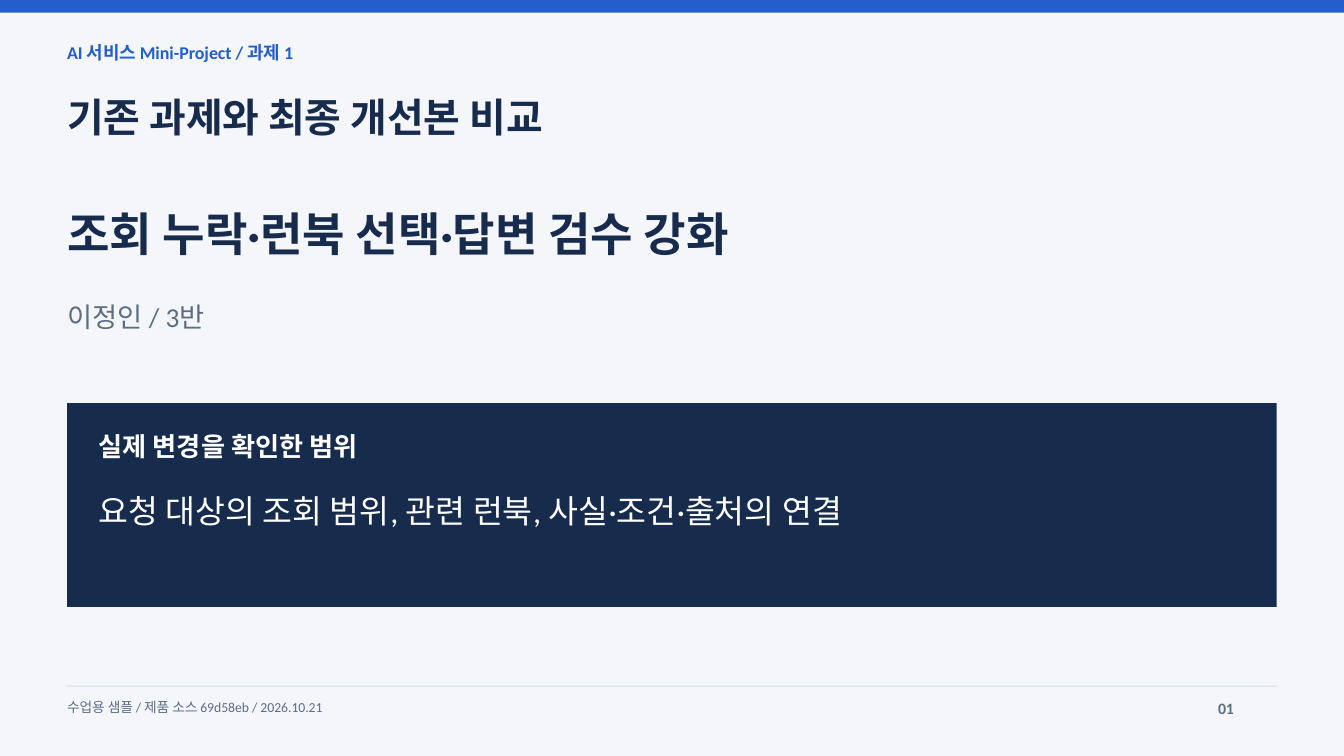
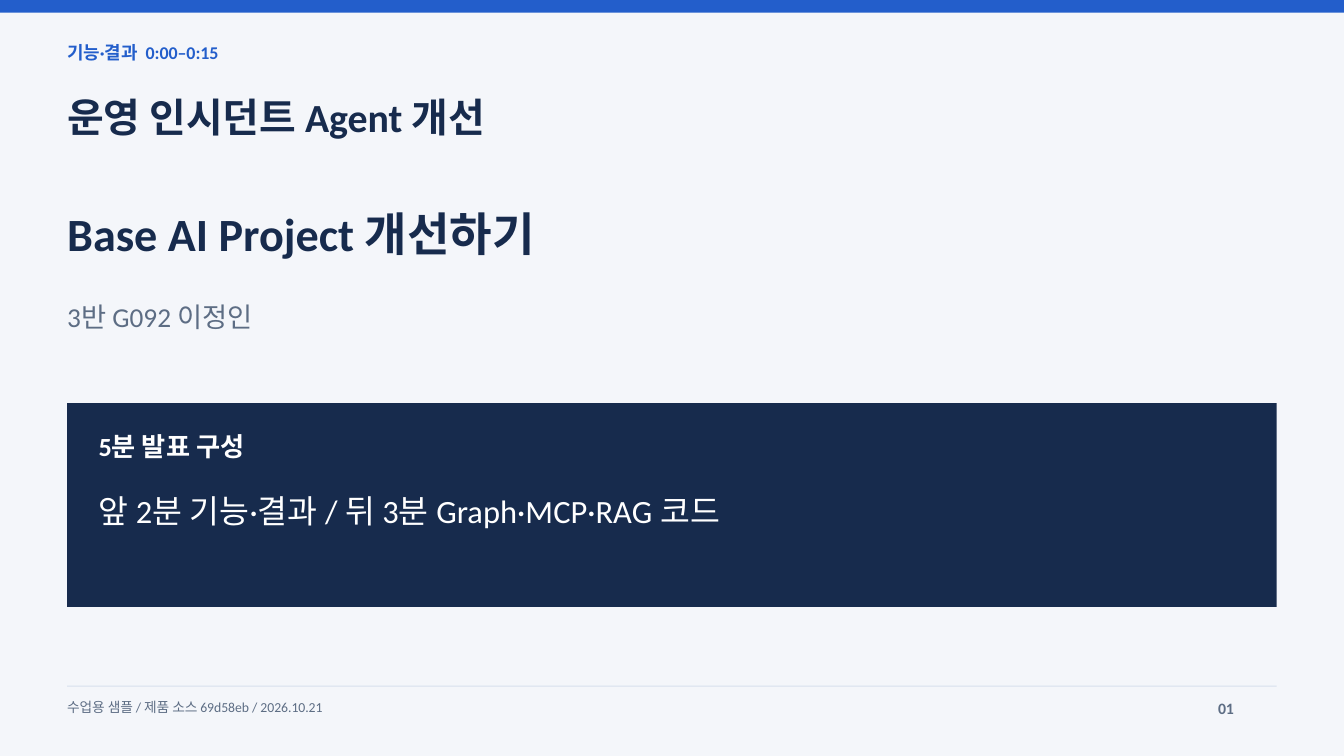
Before and after one commit to jeonginlee09-cpu/skala-ai-mini_project, a slide deck: slide 1 of output/AI_Agent_개선_최종발표.pptx. Drawn at 1344x756 pixels with LibreOffice and Linux fonts; fonts in the diff are those of the drawing. Boxes give left, top, right and bottom in pixels: in the first picture for what was removed or moved away, otherwise in the second. Text is boxed around its words. In the diff, an @@ line names an element or a change of style, - is before the commit and + after.

```diff
--- a/output/AI_Agent_개선_최종발표.pptx
+++ b/output/AI_Agent_개선_최종발표.pptx
@@ text at (67,44,219,61): text changed @@
-AI 서비스 Mini-Project / 과제 1
+기능·결과 0:00–0:15
@@ text at (67,98,484,139): text changed @@
-기존 과제와 최종 개선본 비교
+운영 인시던트 Agent 개선
@@ text at (67,212,535,259): text changed @@
-조회 누락·런북 선택·답변 검수 강화
+Base AI Project 개선하기
@@ text at (67,304,253,329): text changed @@
-이정인 / 3반
+3반 G092 이정인
@@ text at (99,434,244,459): text changed @@
-실제 변경을 확인한 범위
+5분 발표 구성
@@ text at (99,496,720,529): text changed @@
-요청 대상의 조회 범위, 관련 런북, 사실·조건·출처의 연결
+앞 2분 기능·결과 / 뒤 3분 Graph·MCP·RAG 코드
```
Also in this commit, not shown: 5 other slides changed, 3 slides added, 3 slides removed, 41 other files.
